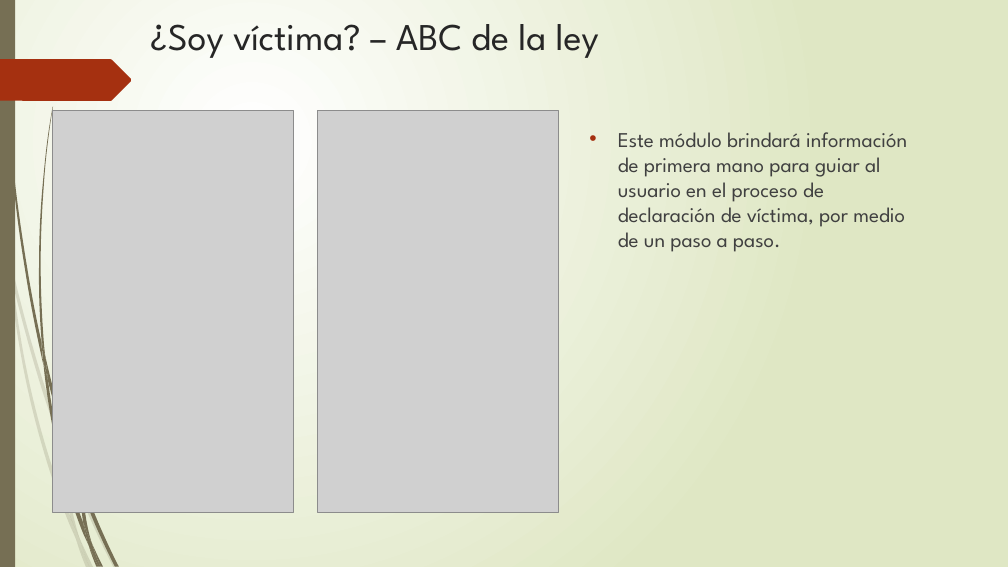
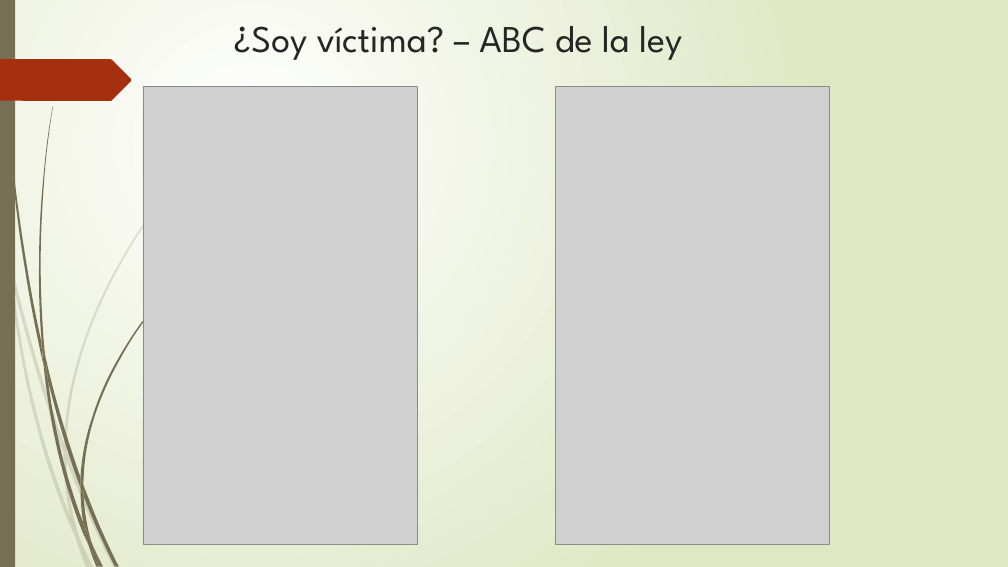
Before and after one commit to anfesmo/Oferta_Institucional, a slide deck: slide 9 of Presentación1.pptx (slide 6 before the commit). Drawn at 1008x567 pixels with LibreOffice and Linux fonts; fonts in the diff are those of the drawing; grey boxes stand for pictures. Boxes give left, top, right and bottom in pixels: in the first picture for what was removed or moved away, otherwise in the second. Text is boxed around its words. In the diff, an @@ line names an element or a change of style, - is before the commit and + after.

Commit message:
PPT

```diff
--- a/Presentación1.pptx
+++ b/Presentación1.pptx
@@ title "¿Soy víctima? – ABC de ..." moved from (x1=151, y1=24, x2=599, y2=58) to (x1=234, y1=26, x2=682, y2=60) @@
@@ picture resized from (x1=52, y1=110, x2=293, y2=513) to (x1=143, y1=86, x2=418, y2=544) @@
@@ picture resized from (x1=317, y1=110, x2=558, y2=513) to (x1=555, y1=86, x2=830, y2=544) @@
@@ freeform shape added at (x1=64, y1=116, x2=236, y2=451), fill #766F54 at 20% opacity @@
@@ text removed at (x1=618, y1=132, x2=907, y2=252) @@
-• Este módulo brindará información de primera mano para guiar al usuario en el proceso de declaración de víctima, por medio de un paso a paso.
@@ freeform shape added at (x1=80, y1=260, x2=197, y2=485), fill #766F54 @@
@@ freeform shape added at (x1=64, y1=443, x2=67, y2=461), fill #766F54 at 20% opacity @@
@@ freeform shape added at (x1=80, y1=477, x2=83, y2=496), fill #766F54 @@
```
Also in this commit, not shown: 5 other slides changed, 6 slides added, 3 slides removed, 1 other file.
